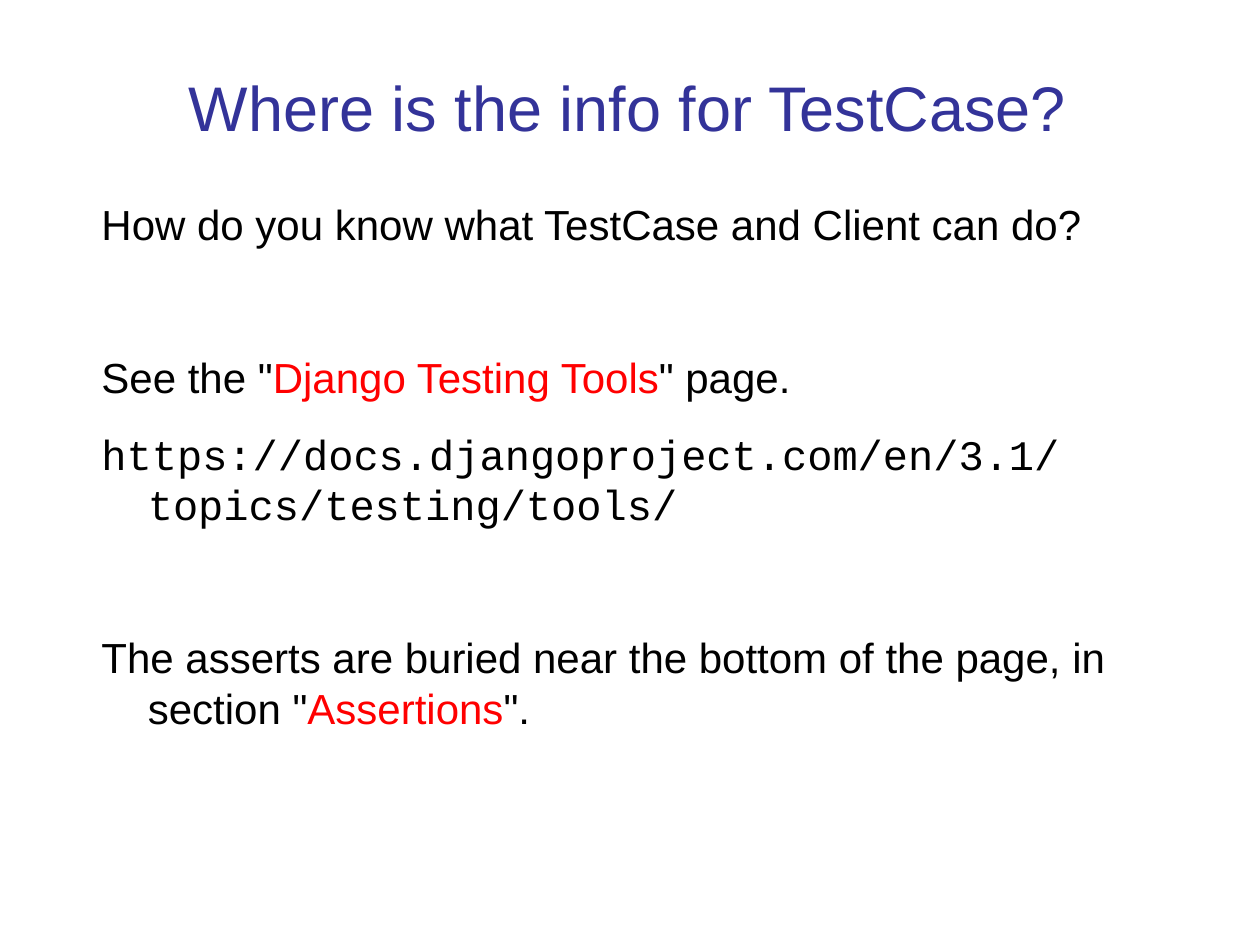
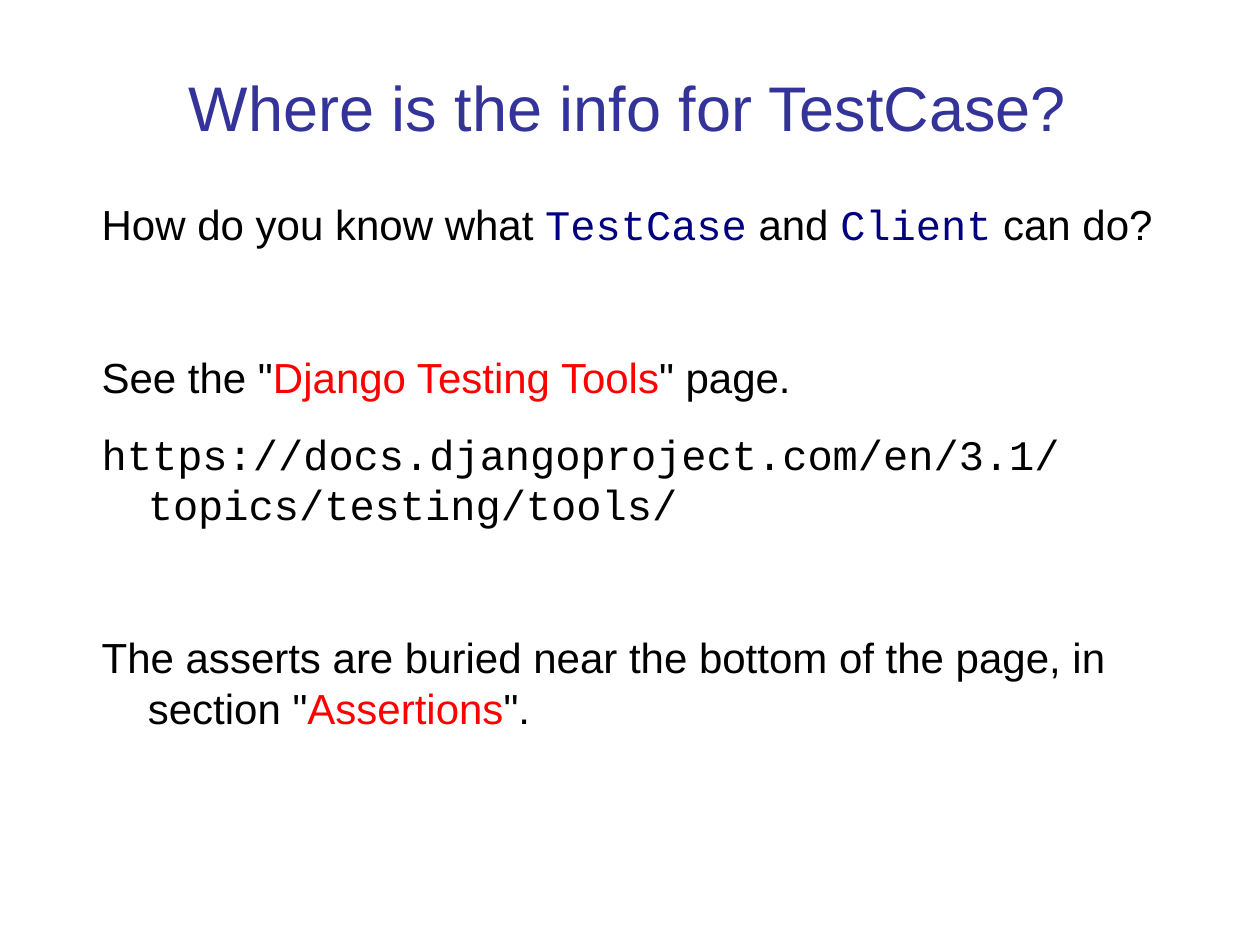
Before and after one commit to cpske/ISP, a slide deck: slide 14 of testing/WebTesting.ppt. Drawn at 1260x945 pixels with LibreOffice and Linux fonts; fonts in the diff are those of the drawing. Boxes give left, top, right and bottom in pixels: in the first picture for what was removed or moved away, otherwise in the second. Text is boxed around its words. In the diff, an @@ line names an element or a change of style, - is before the commit and + after.

```diff
--- a/testing/WebTesting.ppt
+++ b/testing/WebTesting.ppt
@@ text at (x1=102, y1=209, x2=1152, y2=248): font Arial to Courier New, text colour #000000 to #000080 in "TestCase Client" @@
```
Also in this commit, not shown: 7 other slides changed, 3 slides added, 11 slides removed, 5 other files.
